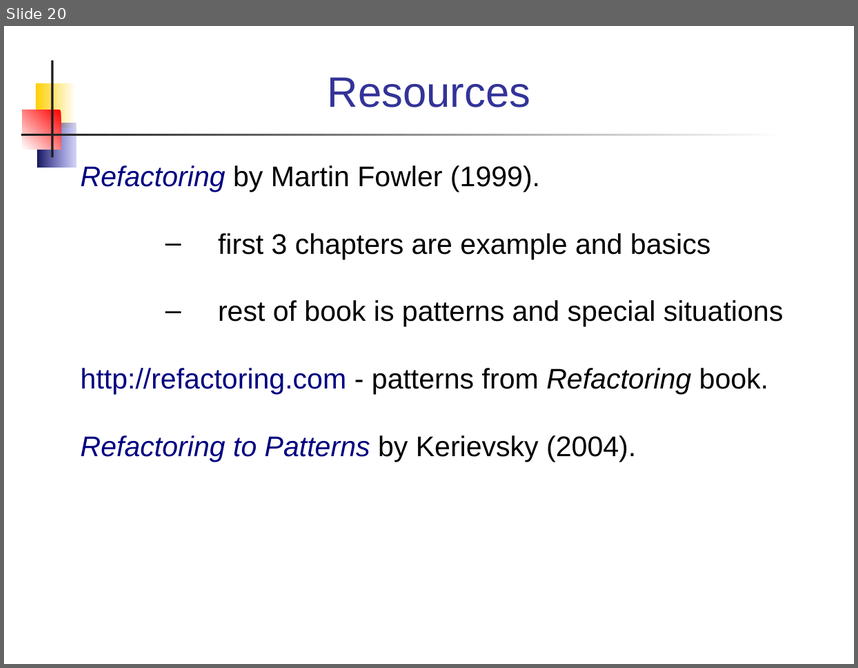
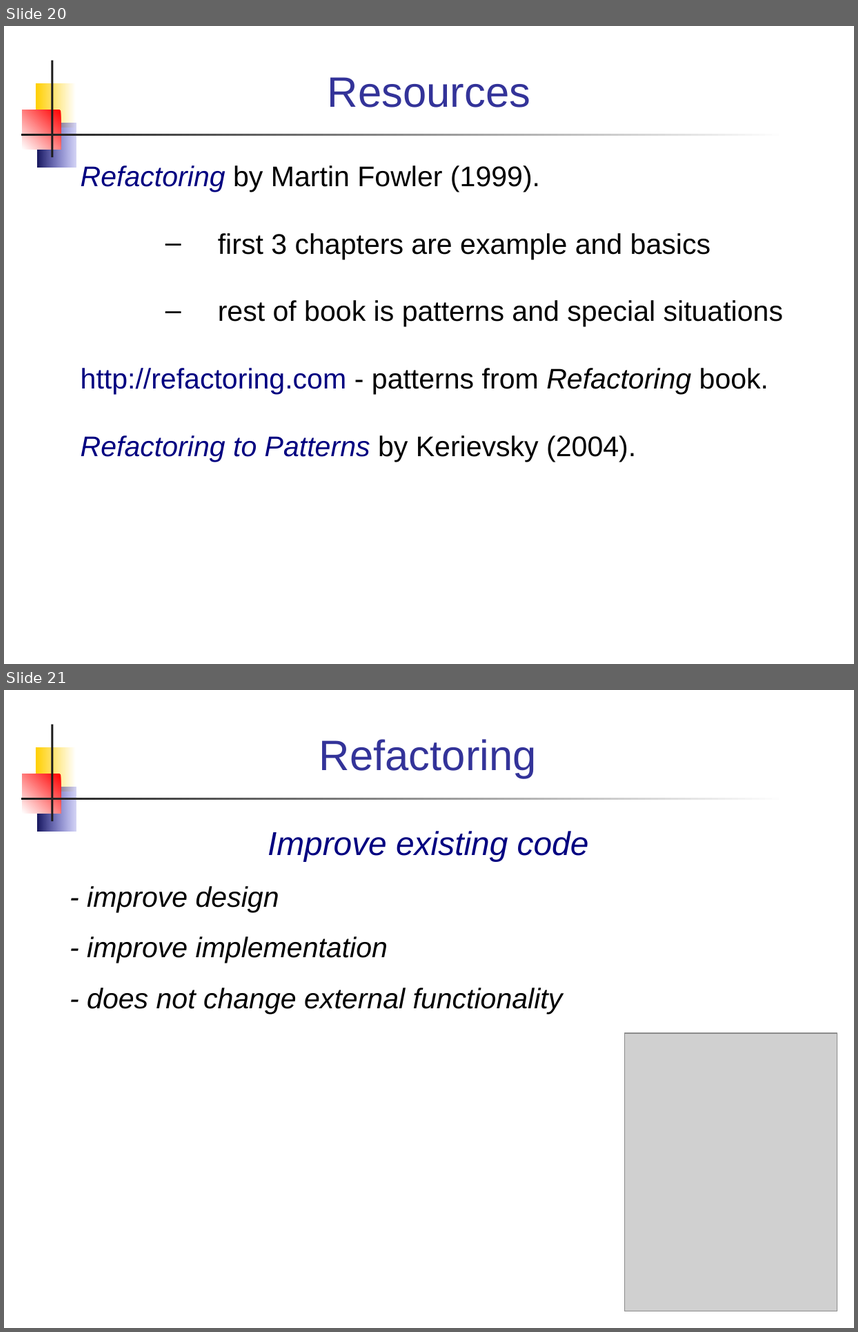
Before and after one commit to cpske/ISP, a slide deck: refactoring/Refactoring.ppt. Shown one above the other, each under a label of ours: slide 20 before the commit, slides 20 and 21 after it. The pictures are 858x668 and 858x1332 pixels, drawn with LibreOffice and Linux fonts; fonts in the diff are those of the drawing; grey boxes stand for pictures. Boxes give left, top, right and bottom in pixels: in the first picture for what was removed or moved away, otherwise in the second. Text is boxed around its words. In the diff, an @@ line names an element or a change of style, - is before the commit and + after.

```diff
--- a/refactoring/Refactoring.ppt
+++ b/refactoring/Refactoring.ppt
@@ slide 21 added at [4,690,854,1328], background #FFFFFF; not listed: 5 template elements that a slide beside it also shows @@
@@ title added at [319,739,537,778], 36 pt, text #333399 @@
+Refactoring
@@ text added at [87,831,589,1014], 24 pt, text #000000, italic @@
+Improve existing code
+- improve design
+- improve implementation
+- does not change external functionality
@@ picture added at [624,1032,837,1310] @@
```
Also in this commit, not shown: 1 slide changed, 3 other files.
